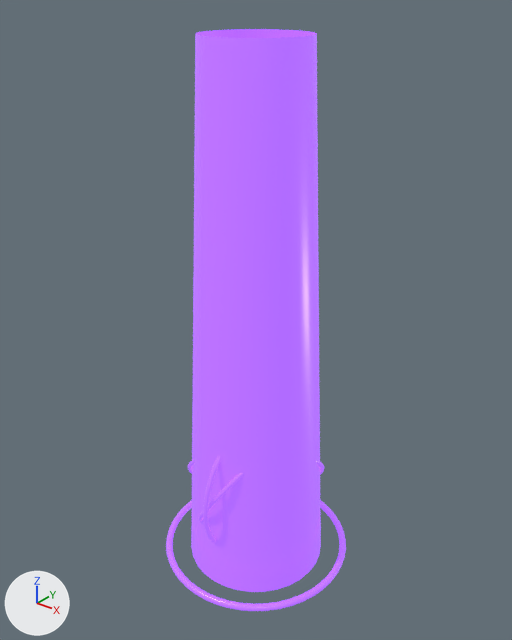
The glTF model game/assets/economy/pickup_primecore.glb as it was, and as the next commit left it.
Rendered twice from a 50 mm lens placed at (1.58, -1.97, 2.37), pointed at (-0.01, 0.02, 1.14). Arrows for +X, +Y and +Z are at lower left; the lights stay in place. The first picture is the older version. Where no turn or scale is listed for an object, it has been applied to the vertices.

Objects in the first picture: 'prime_column', 'prime_ground' and 3 more.
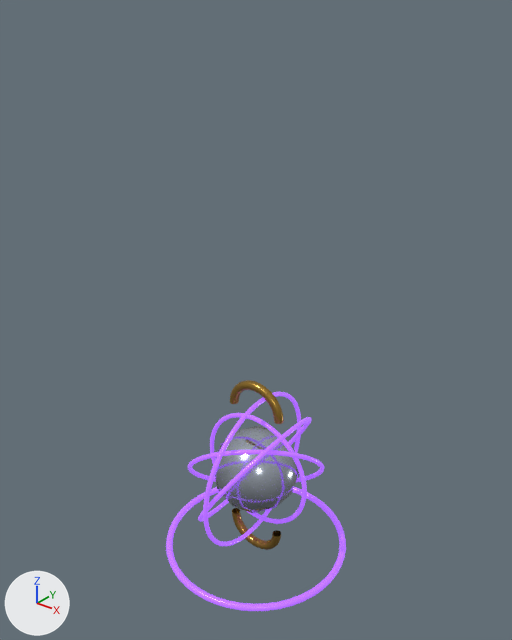
Changed parts and their boxes (x1, y1, x2, y2) in the pictures (512 x 640 px):
'prime_column', deleted (purple)
    before: (191, 29, 321, 592)
'prime_cage', unchanged, uncovered by the edit
    after: (215, 425, 299, 513)
'prime_ring3', unchanged, uncovered by the edit
    before: (203, 456, 221, 543)
    after: (203, 392, 301, 546)

The change, as a diff of the scene's bpy script:
```diff
--- a/game/assets/economy/pickup_primecore.glb.py
+++ b/game/assets/economy/pickup_primecore.glb.py
@@ ob_prime_column @@
-ob_prime_column = bpy.data.objects.new('prime_column', me_mesh_8)
-ob_prime_column.location = (0.0, 0.0, 1.1)
```
